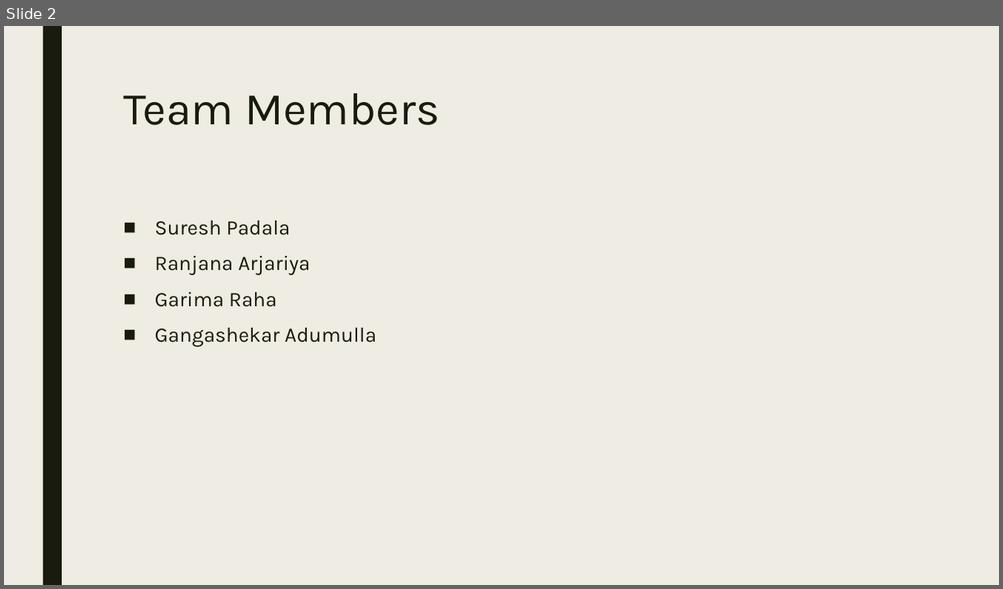
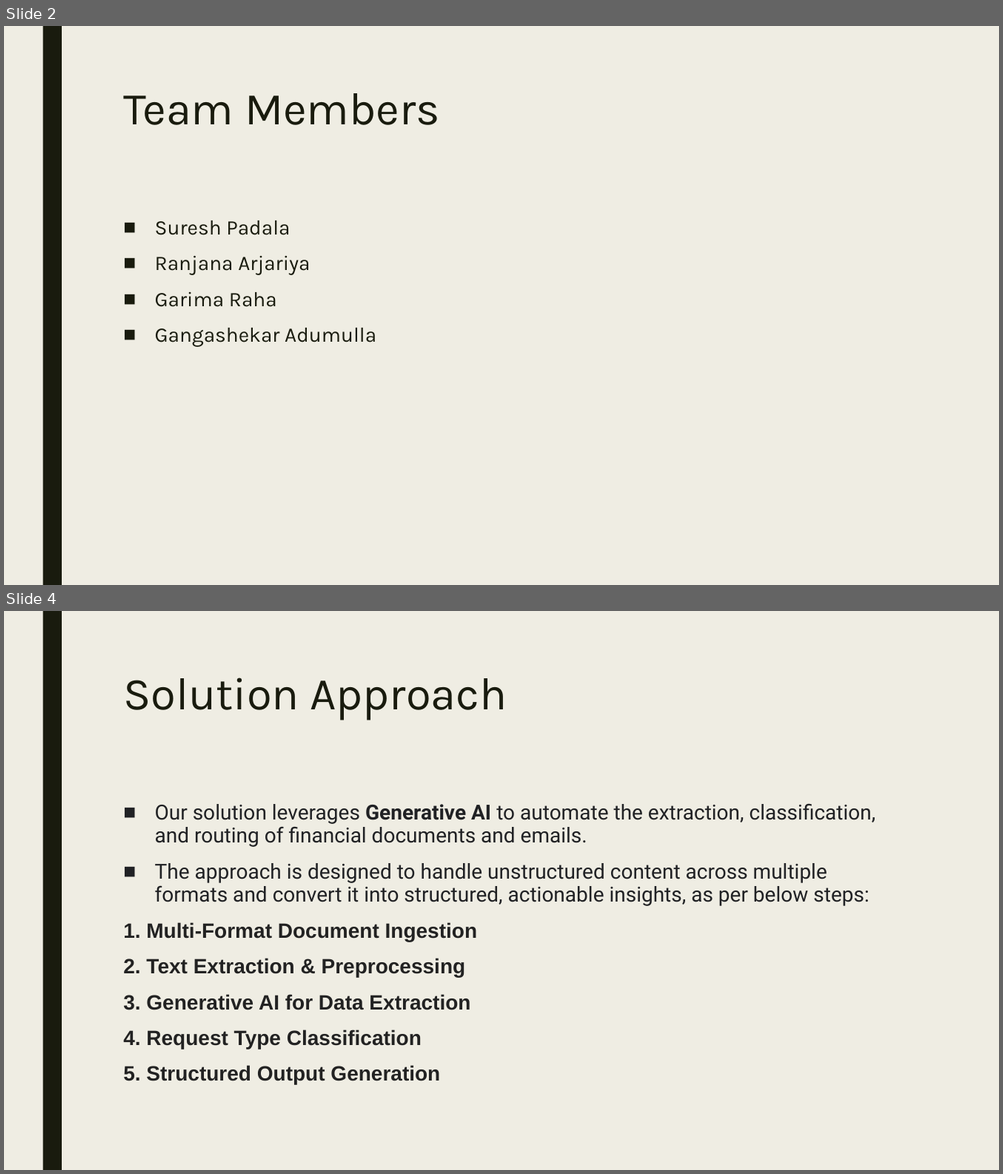
Before and after one commit to ewfx/gaied-ai-squad, a slide deck: artifacts/demo/AISquad_Gen AI Orchestrator for Email and Document Triage.pptx. Shown one above the other, each under a label of ours: slide 2 before the commit, slides 2 and 4 after it; the slides between them are not shown. The pictures are 1003x589 and 1003x1174 pixels, drawn with LibreOffice and Linux fonts; fonts in the diff are those of the drawing. Boxes give left, top, right and bottom in pixels: in the first picture for what was removed or moved away, otherwise in the second. Text is boxed around its words. In the diff, an @@ line names an element or a change of style, - is before the commit and + after.

```diff
--- a/artifacts/demo/AISquad_Gen AI Orchestrator for Email and Document Triage.pptx
+++ b/artifacts/demo/AISquad_Gen AI Orchestrator for Email and Document Triage.pptx
@@ slide 4 added at [4,611,999,1170], background #EFEDE3; not listed: 1 template element that a slide beside it also shows @@
@@ title added at [123,678,506,721], 44 pt, text #191B0E @@
+Solution Approach
@@ text added at [123,803,876,1085], 20 pt, text #202124 @@
+■ Our solution leverages Generative AI to automate the extraction, classification, and routing of financial documents and emails.
+■ The approach is designed to handle unstructured content across multiple formats and convert it into structured, actionable insights, as per below steps:
+1. Multi-Format Document Ingestion
+2. Text Extraction & Preprocessing
+3. Generative AI for Data Extraction
+4. Request Type Classification
+5. Structured Output Generation
```
Also in this commit, not shown: 2 slides changed, 5 other slides added, 5 slides removed.
